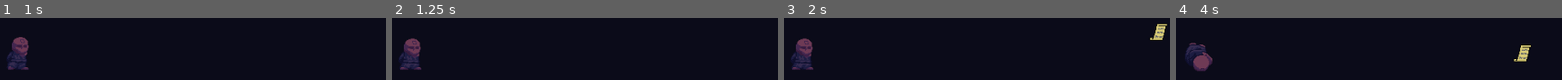
Above: before the commit, frames 1-4 (left to right).
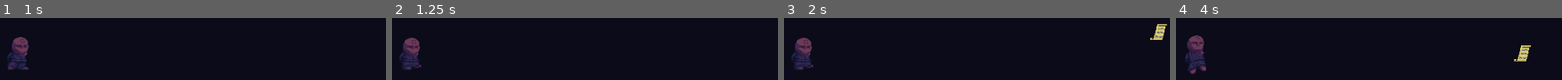
Above: after the commit, the same moments.

Repository: ManechLepage/PlatformerJam
Game: Godot game, scene res://testp.tscn
Same seed, same stepped clock (60 frames per second), same inputs: the game is played once before the commit and once after it.
Inputs:
- Up to frame 1 (1 s): tap Enter at 0.5 s; hold Right (Right) from 0.53 s (still down); tap X (Interact) at 0.6 s; tap W (Jump) at 0.77 s
- Up to frame 2 (1.25 s): keep holding Right (Right)
- Up to frame 3 (2 s): keep holding Right (Right); tap Space at 1.25 s; tap Z (Meditate) at 1.35 s; tap W (Jump) at 1.52 s
- Up to frame 4 (4 s): release Right (Right) at 2.03 s; hold Left (Left) 2.03-2.78 s; tap X (Interact) at 2.1, 3.6 s; tap Enter at 2.75 s; hold Right (Right) from 2.78 s (still down); tap Z (Meditate) at 2.85 s; tap W (Jump) at 3.02, 3.77 s; tap Space at 3.5 s

Frame 1 is identical in both runs. In frame 2, 0.6% of the frame differs, in the area x 2-8%, y 30-84%; in frame 3, 0.6%; in frame 4, 2.3%, in the area x 2-10%, y 27-92%.

Commit message:
merge rrefix

Diff:
--- a/platformer-jam/Scenes/Player/player.tscn
+++ b/platformer-jam/Scenes/Player/player.tscn
@@ -2,7 +2,6 @@
 
 [ext_resource type="Script" uid="uid://b8kew3elbwlo" path="res://Scripts/Player/player.gd" id="1_a3d8c"]
 [ext_resource type="Texture2D" uid="uid://p44sdkr4nqtu" path="res://Sprites/char_sheet.png" id="2_jhyir"]
-[ext_resource type="Texture2D" uid="uid://dk0ulwdb308w0" path="res://Sprites/icon_x.png" id="2_oikmp"]
 [ext_resource type="Script" uid="uid://covxk1e87jddg" path="res://Scripts/Player/StateMachine/state_machine.gd" id="2_xpcdj"]
 [ext_resource type="Script" uid="uid://bm5o7y4tnpqcd" path="res://Scripts/Player/StateMachine/running.gd" id="3_xpcdj"]
 [ext_resource type="Script" uid="uid://cbt0hbfm245pb" path="res://Scripts/Player/StateMachine/idle.gd" id="4_dd0ac"]
@@ -13,70 +12,114 @@
 [ext_resource type="Script" uid="uid://dl3j66yoqe0yg" path="res://Scripts/Player/StateMachine/meditate_running.gd" id="8_jlvik"]
 [ext_resource type="Script" uid="uid://d2y1dft21woiq" path="res://Scripts/Player/StateMachine/wash.gd" id="9_gk6dx"]
 
+[sub_resource type="AtlasTexture" id="AtlasTexture_06tpx"]
+atlas = ExtResource("2_jhyir")
+region = Rect2(0, 192, 64, 64)
+
+[sub_resource type="AtlasTexture" id="AtlasTexture_7g0yx"]
+atlas = ExtResource("2_jhyir")
+region = Rect2(64, 128, 64, 64)
+
+[sub_resource type="AtlasTexture" id="AtlasTexture_dey5f"]
+atlas = ExtResource("2_jhyir")
+region = Rect2(128, 128, 64, 64)
+
+[sub_resource type="AtlasTexture" id="AtlasTexture_rqdc0"]
+atlas = ExtResource("2_jhyir")
+region = Rect2(192, 128, 64, 64)
+
+[sub_resource type="AtlasTexture" id="AtlasTexture_qr1w5"]
+atlas = ExtResource("2_jhyir")
+region = Rect2(256, 128, 64, 64)
+
+[sub_resource type="AtlasTexture" id="AtlasTexture_74mp2"]
+atlas = ExtResource("2_jhyir")
+region = Rect2(256, 64, 64, 64)
+
 [sub_resource type="AtlasTexture" id="AtlasTexture_hnuln"]
 atlas = ExtResource("2_jhyir")
-region = Rect2(64, 128, 64, 64)
-
-[sub_resource type="AtlasTexture" id="AtlasTexture_74mp2"]
-atlas = ExtResource("2_jhyir")
-region = Rect2(128, 128, 64, 64)
-
-[sub_resource type="AtlasTexture" id="AtlasTexture_jhyir"]
+region = Rect2(0, 128, 64, 64)
+
+[sub_resource type="AtlasTexture" id="AtlasTexture_oikmp"]
 atlas = ExtResource("2_jhyir")
 region = Rect2(0, 0, 64, 64)
 
+[sub_resource type="AtlasTexture" id="AtlasTexture_r5xpd"]
+atlas = ExtResource("2_jhyir")
+region = Rect2(128, 64, 64, 64)
+
+[sub_resource type="AtlasTexture" id="AtlasTexture_ks1b7"]
+atlas = ExtResource("2_jhyir")
+region = Rect2(192, 64, 64, 64)
+
+[sub_resource type="AtlasTexture" id="AtlasTexture_ythyg"]
+atlas = ExtResource("2_jhyir")
+region = Rect2(64, 192, 64, 64)
+
+[sub_resource type="AtlasTexture" id="AtlasTexture_bmb2s"]
+atlas = ExtResource("2_jhyir")
+region = Rect2(128, 192, 64, 64)
+
+[sub_resource type="AtlasTexture" id="AtlasTexture_2ahak"]
+atlas = ExtResource("2_jhyir")
+region = Rect2(192, 192, 64, 64)
+
+[sub_resource type="AtlasTexture" id="AtlasTexture_rukb4"]
+atlas = ExtResource("2_jhyir")
+region = Rect2(256, 192, 64, 64)
+
 [sub_resource type="AtlasTexture" id="AtlasTexture_aqm4k"]
 atlas = ExtResource("2_jhyir")
-region = Rect2(192, 64, 64, 64)
+region = Rect2(64, 0, 64, 64)
+
+[sub_resource type="AtlasTexture" id="AtlasTexture_rcvs5"]
+atlas = ExtResource("2_jhyir")
+region = Rect2(128, 0, 64, 64)
+
+[sub_resource type="AtlasTexture" id="AtlasTexture_h8ma5"]
+atlas = ExtResource("2_jhyir")
+region = Rect2(192, 0, 64, 64)
+
+[sub_resource type="AtlasTexture" id="AtlasTexture_eksi1"]
+atlas = ExtResource("2_jhyir")
+region = Rect2(256, 0, 64, 64)
 
 [sub_resource type="AtlasTexture" id="AtlasTexture_jincj"]
 atlas = ExtResource("2_jhyir")
-region = Rect2(0, 128, 64, 64)
-
-[sub_resource type="AtlasTexture" id="AtlasTexture_06tpx"]
-atlas = ExtResource("2_jhyir")
 region = Rect2(0, 64, 64, 64)
 
-[sub_resource type="AtlasTexture" id="AtlasTexture_7g0yx"]
+[sub_resource type="AtlasTexture" id="AtlasTexture_ur3l4"]
 atlas = ExtResource("2_jhyir")
 region = Rect2(64, 64, 64, 64)
-
-[sub_resource type="AtlasTexture" id="AtlasTexture_dey5f"]
-atlas = ExtResource("2_jhyir")
-region = Rect2(128, 64, 64, 64)
-
-[sub_resource type="AtlasTexture" id="AtlasTexture_oikmp"]
-atlas = ExtResource("2_jhyir")
-region = Rect2(64, 0, 64, 64)
-
-[sub_resource type="AtlasTexture" id="AtlasTexture_r5xpd"]
-atlas = ExtResource("2_jhyir")
-region = Rect2(128, 0, 64, 64)
-
-[sub_resource type="AtlasTexture" id="AtlasTexture_ks1b7"]
-atlas = ExtResource("2_jhyir")
-region = Rect2(192, 0, 64, 64)
-
-[sub_resource type="AtlasTexture" id="AtlasTexture_rcvs5"]
-atlas = ExtResource("2_jhyir")
-region = Rect2(0, 64, 64, 64)
-
-[sub_resource type="AtlasTexture" id="AtlasTexture_h8ma5"]
-atlas = ExtResource("2_jhyir")
-region = Rect2(64, 64, 64, 64)
-
-[sub_resource type="AtlasTexture" id="AtlasTexture_eksi1"]
-atlas = ExtResource("2_jhyir")
-region = Rect2(128, 64, 64, 64)
 
 [sub_resource type="SpriteFrames" id="SpriteFrames_g4v7s"]
 animations = [{
 "frames": [{
 "duration": 1.0,
+"texture": SubResource("AtlasTexture_06tpx")
+}, {
+"duration": 1.0,
+"texture": SubResource("AtlasTexture_7g0yx")
+}, {
+"duration": 1.0,
+"texture": SubResource("AtlasTexture_dey5f")
+}, {
+"duration": 1.0,
+"texture": SubResource("AtlasTexture_rqdc0")
+}, {
+"duration": 1.0,
+"texture": SubResource("AtlasTexture_qr1w5")
+}],
+"loop": 1,
+"name": &"double_jump",
+"speed": 5.0
+}, {
+"frames": [{
+"duration": 1.0,
+"texture": SubResource("AtlasTexture_74mp2")
+}, {
+"duration": 1.0,
 "texture": SubResource("AtlasTexture_hnuln")
-}, {
-"duration": 1.0,
-"texture": SubResource("AtlasTexture_74mp2")
 }],
 "loop": 0,
 "name": &"fall",
@@ -92,10 +135,10 @@
 }, {
 "frames": [{
 "duration": 6.0,
-"texture": SubResource("AtlasTexture_aqm4k")
-}, {
-"duration": 1.0,
-"texture": SubResource("AtlasTexture_jincj")
+"texture": SubResource("AtlasTexture_r5xpd")
+}, {
+"duration": 1.0,
+"texture": SubResource("AtlasTexture_ks1b7")
 }],
 "loop": 0,
 "name": &"jump",
@@ -103,27 +146,24 @@
 }, {
 "frames": [{
 "duration": 1.0,
-"texture": SubResource("AtlasTexture_06tpx")
-}, {
-"duration": 1.0,
-"texture": SubResource("AtlasTexture_7g0yx")
-}, {
-"duration": 1.0,
-"texture": SubResource("AtlasTexture_dey5f")
-}],
-"loop": 1,
-"name": &"meditate",
-"speed": 30.0
-}, {
-"frames": [{
-"duration": 1.0,
-"texture": SubResource("AtlasTexture_oikmp")
-}, {
-"duration": 1.0,
-"texture": SubResource("AtlasTexture_r5xpd")
-}, {
-"duration": 1.0,
-"texture": SubResource("AtlasTexture_ks1b7")
+"texture": SubResource("AtlasTexture_ythyg")
+}, {
+"duration": 1.0,
+"texture": SubResource("AtlasTexture_bmb2s")
+}, {
+"duration": 1.0,
+"texture": SubResource("AtlasTexture_2ahak")
+}, {
+"duration": 1.0,
+"texture": SubResource("AtlasTexture_rukb4")
+}],
+"loop": 0,
+"name": &"meditation_idle",
+"speed": 5.0
+}, {
+"frames": [{
+"duration": 1.0,
+"texture": SubResource("AtlasTexture_aqm4k")
 }, {
 "duration": 1.0,
 "texture": SubResource("AtlasTexture_rcvs5")
@@ -133,6 +173,12 @@
 }, {
 "duration": 1.0,
 "texture": SubResource("AtlasTexture_eksi1")
+}, {
+"duration": 1.0,
+"texture": SubResource("AtlasTexture_jincj")
+}, {
+"duration": 1.0,
+"texture": SubResource("AtlasTexture_ur3l4")
 }],
 "loop": 1,
 "name": &"running",
@@ -147,21 +193,15 @@
 
 [node name="Player" type="CharacterBody2D" unique_id=1898798850 node_paths=PackedStringArray("sprite", "interact_area") groups=["Player"]]
 collision_layer = 3
-floor_max_angle = 1.0471976
+floor_max_angle = 0.9843657
 script = ExtResource("1_a3d8c")
 sprite = NodePath("Sprite")
 interact_area = NodePath("Interact")
 
-[node name="Icon" type="Sprite2D" parent="." unique_id=785440481]
-visible = false
-position = Vector2(0, -30)
-scale = Vector2(0.43, 0.43)
-texture = ExtResource("2_oikmp")
-
 [node name="Sprite" type="AnimatedSprite2D" parent="." unique_id=1673098178]
 position = Vector2(0, -1)
 sprite_frames = SubResource("SpriteFrames_g4v7s")
-animation = &"jump"
+animation = &"meditation_idle"
 autoplay = "idle"
 
 [node name="Collision" type="CollisionShape2D" parent="." unique_id=285193432]
@@ -237,14 +277,14 @@
 
 [node name="MeditateIdle" type="Node" parent="StateMachine" unique_id=838991202 node_paths=PackedStringArray("idle", "fall", "meditate_running")]
 script = ExtResource("7_0u5uq")
-meditation_power = 4.0
+meditation_power = 2.0
 idle = NodePath("../Idle")
 fall = NodePath("../Fall")
 meditate_running = NodePath("../MeditateRunning")
 
 [node name="MeditateRunning" type="Node" parent="StateMachine" unique_id=651461945 node_paths=PackedStringArray("idle", "run", "fall", "meditate_idle", "jump")]
 script = ExtResource("8_jlvik")
-meditation_power = 2.0
+meditation_power = 0.04
 idle = NodePath("../Idle")
 run = NodePath("../Running")
 fall = NodePath("../Fall")
@@ -253,7 +293,7 @@
 
 [node name="Interact" type="Node" parent="StateMachine" unique_id=1045315900 node_paths=PackedStringArray("idle")]
 script = ExtResource("9_gk6dx")
-wash_power = 2.0
+wash_power = 0.04
 idle = NodePath("../Idle")
 
 [connection signal="body_entered" from="FloorInfo" to="." method="_on_floor_info_body_entered"]
--- a/platformer-jam/Scripts/Player/StateMachine/double_jump.gd
+++ b/platformer-jam/Scripts/Player/StateMachine/double_jump.gd
@@ -12,7 +12,7 @@
 	super()
 	parent.velocity.y = -jump_force
 	parent.has_jumped = true
-	Game.player.sprite.play("idle")
+	Game.player.sprite.play("double_jump")
 	if not Input.is_action_pressed("Jump"):
 		return fall
 	var orbs: Array = Game.player.interact_area.get_overlapping_areas()
@@ -21,7 +21,6 @@
 		var tweeny = get_tree().create_tween()
 		tweenx.tween_property(Game.player,"global_position:x",orbs[0].global_position.x,0.1)
 		tweeny.tween_property(Game.player,"global_position:y",orbs[0].global_position.y-10,0.05)
-		tweenx.finished.connect(func(): flip_character(Input.get_axis("Left", "Right")))
 
 
 func process_inputs(event):
Not shown: 1 places in platformer-jam/Scenes/Player/player.tscn that only renumber resources
